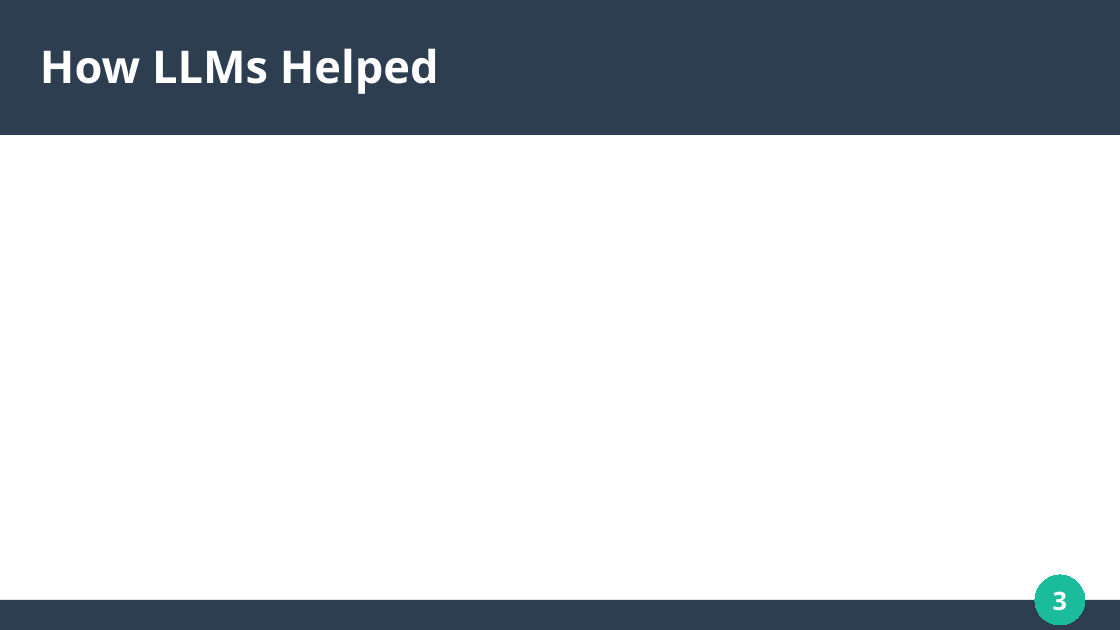
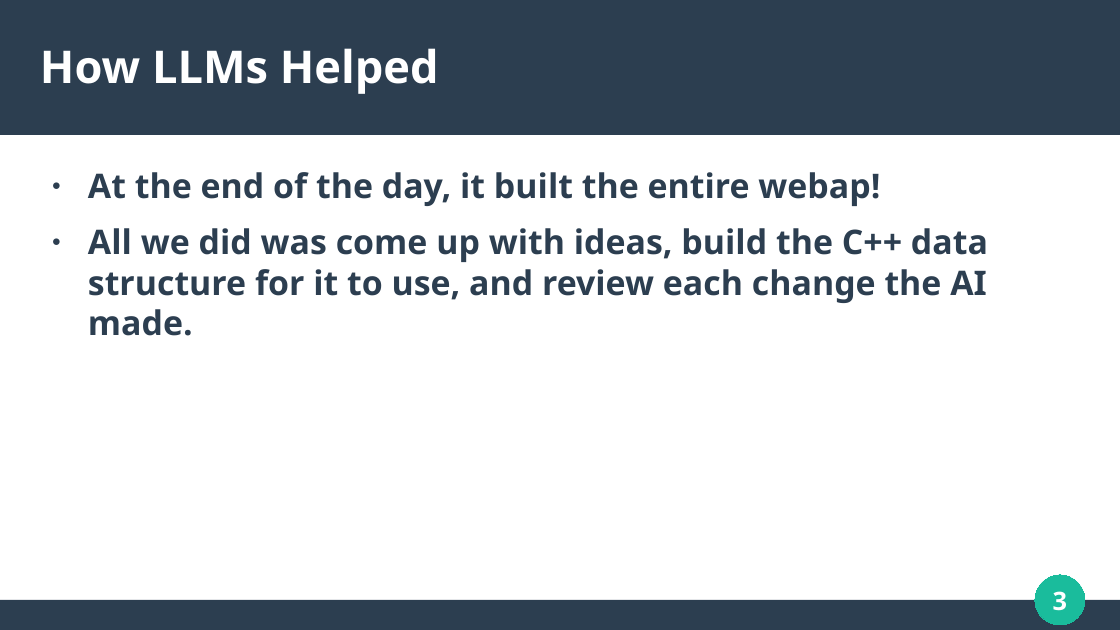
Before and after one commit to kaiguy71/Family-Tree, a slide deck: slide 3 of DeliverablePresentation.odp. Drawn at 1120x630 pixels with LibreOffice and Linux fonts; fonts in the diff are those of the drawing. Boxes give left, top, right and bottom in pixels: in the first picture for what was removed or moved away, otherwise in the second. Text is boxed around its words. In the diff, an @@ line names an element or a change of style, - is before the commit and + after.

```diff
--- a/DeliverablePresentation.odp
+++ b/DeliverablePresentation.odp
@@ text added at <box>88,172,988,336</box>, 24 pt, text #2C3E50, bold @@
+● At the end of the day, it built the entire webap!
+● All we did was come up with ideas, build the C++ data structure for it to use, and review each change the AI made.
```
Also in this commit, not shown: 2 slides added, 2 slides removed.
